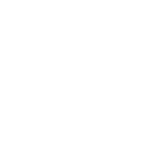
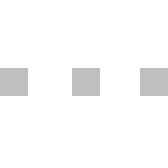
Layer changes from the first 168×168 image to the second:
added layer "레이어 5" above "×" over [0, 68, 168, 96]
hid "×", moved it above "모양 1 복사" over [72, 68, 148, 96]
